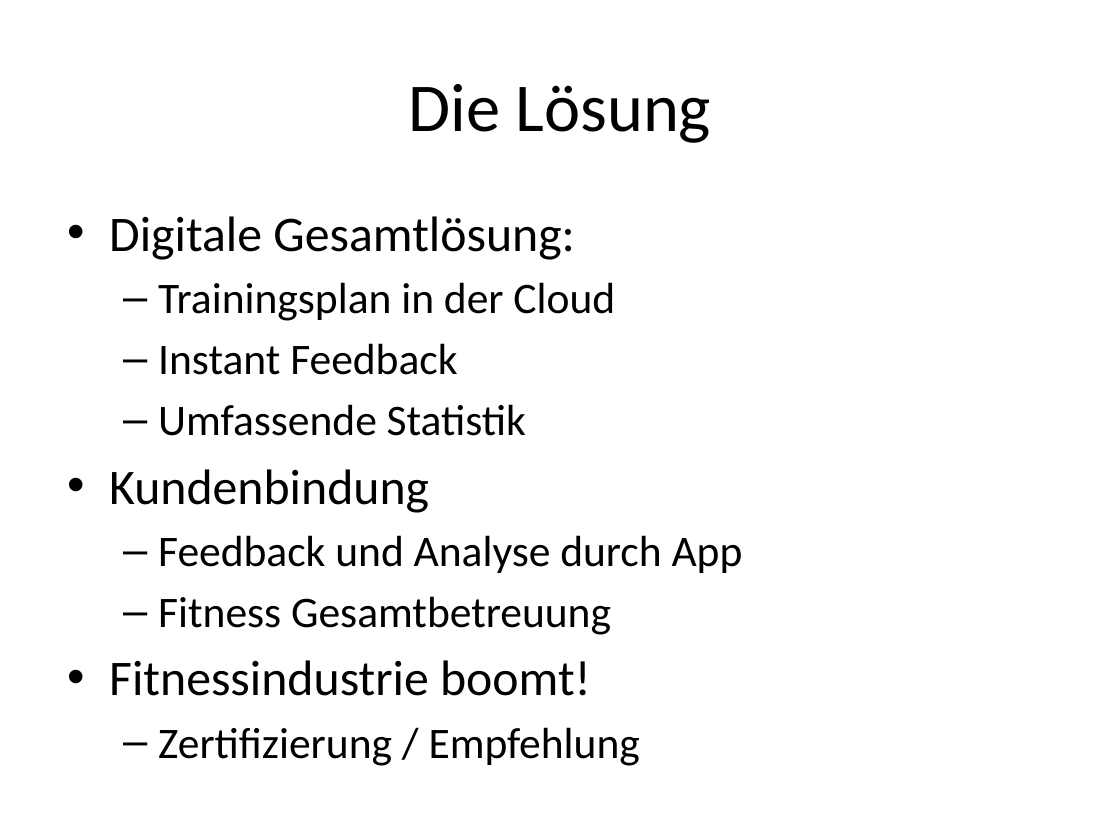
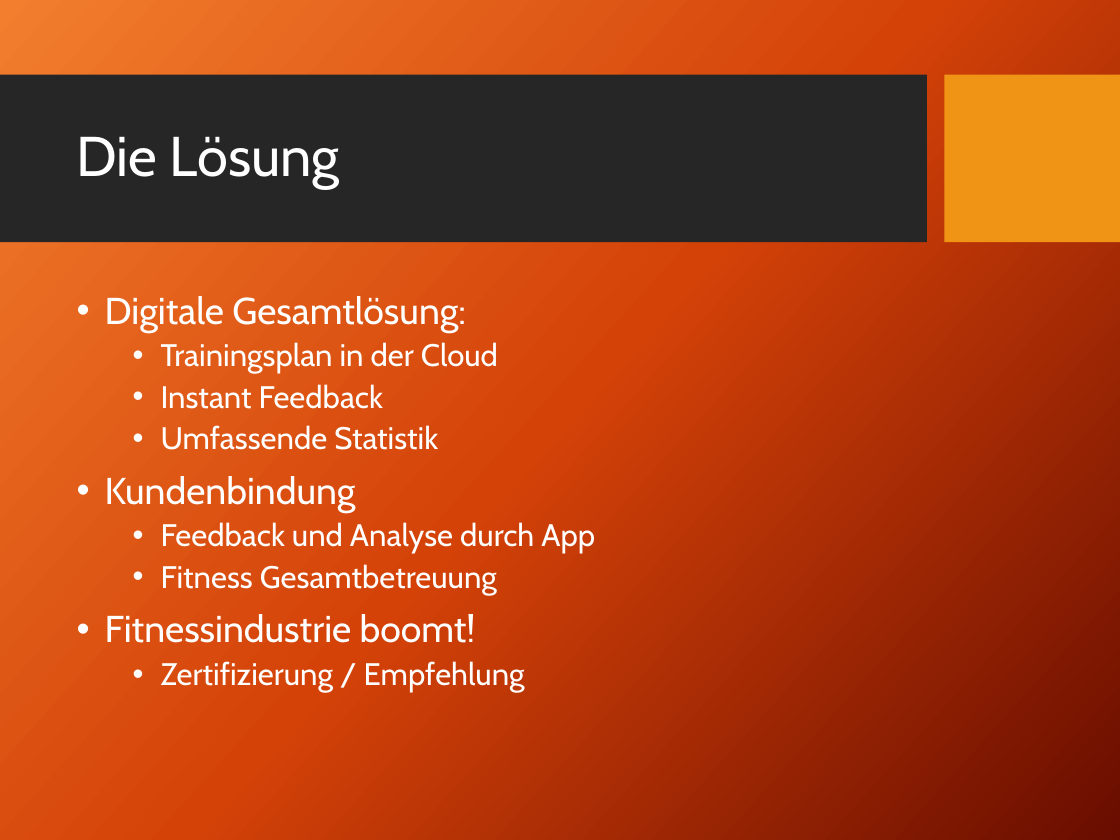
Before and after one commit to michiwieland/businessplan, a slide deck: slide 3 of presentation/BuPl_concept-presentation-GitFit.pptx. Drawn at 1120x840 pixels with LibreOffice and Linux fonts; fonts in the diff are those of the drawing; background and template pictures are left out. Boxes give left, top, right and bottom in pixels: in the first picture for what was removed or moved away, otherwise in the second. Text is boxed around its words. In the diff, an @@ line names an element or a change of style, - is before the commit and + after.

Commit message:
presentation: layout updated, transparent image background

```diff
--- a/presentation/BuPl_concept-presentation-GitFit.pptx
+++ b/presentation/BuPl_concept-presentation-GitFit.pptx
@@ background #FFFFFF to picture (left out) @@
@@ rectangle added at <box>0,75,927,243</box>, fill #262626 @@
@@ rectangle added at <box>944,75,1120,243</box>, fill #F09415 @@
@@ title "Die Lösung": place and size @@
-title "Die Lösung" at <box>408,84,712,143</box>
+title "Die Lösung" at <box>76,136,340,189</box>
@@ title "Die Lösung" at <box>76,136,340,189</box>: size 44 to 36 pt, font Calibri to Cabin, text colour #000000 to #FFFFFF; alignment centre to left; line spacing 1 to 0.9 @@
@@ text "Digitale Gesamtlösung:": place and size @@
-text "Digitale Gesamtlösung:" at <box>109,216,743,766</box>
+text "Digitale Gesamtlösung:" at <box>105,296,595,692</box>
@@ text "Digitale Gesamtlösung:" at <box>105,296,595,692</box>: size 32 to 24 pt in "Digitale Gesamtlösung:", "Kundenbindung", "Fitnessindustrie boomt!"; font Calibri to Cabin, text colour #000000 to #FFFFFF; size 28 to 20 pt in "Trainingsplan in der Cloud", "Instant Feedback", "Umfassende Statistik", "Feedback und Analyse durch App" and 2 more places; indent changed; line spacing 1 to 0.9; more space between paragraphs; bullet – to • @@
```
Also in this commit, not shown: 9 other slides changed, 5 other files.
